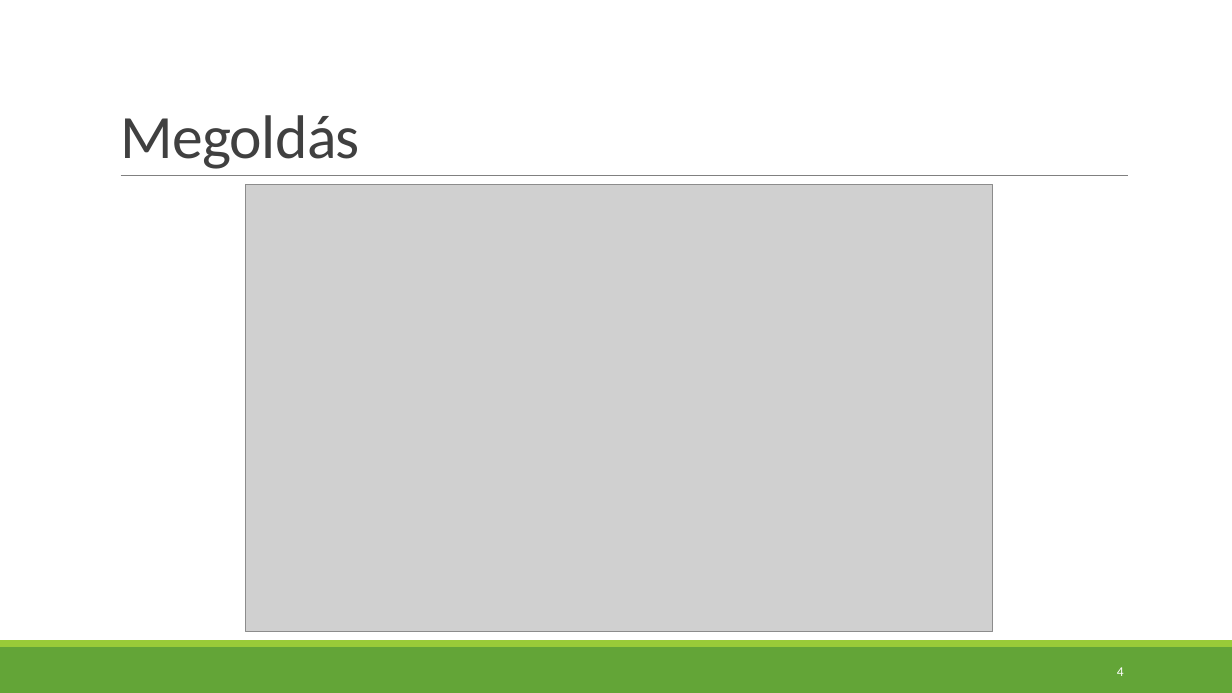
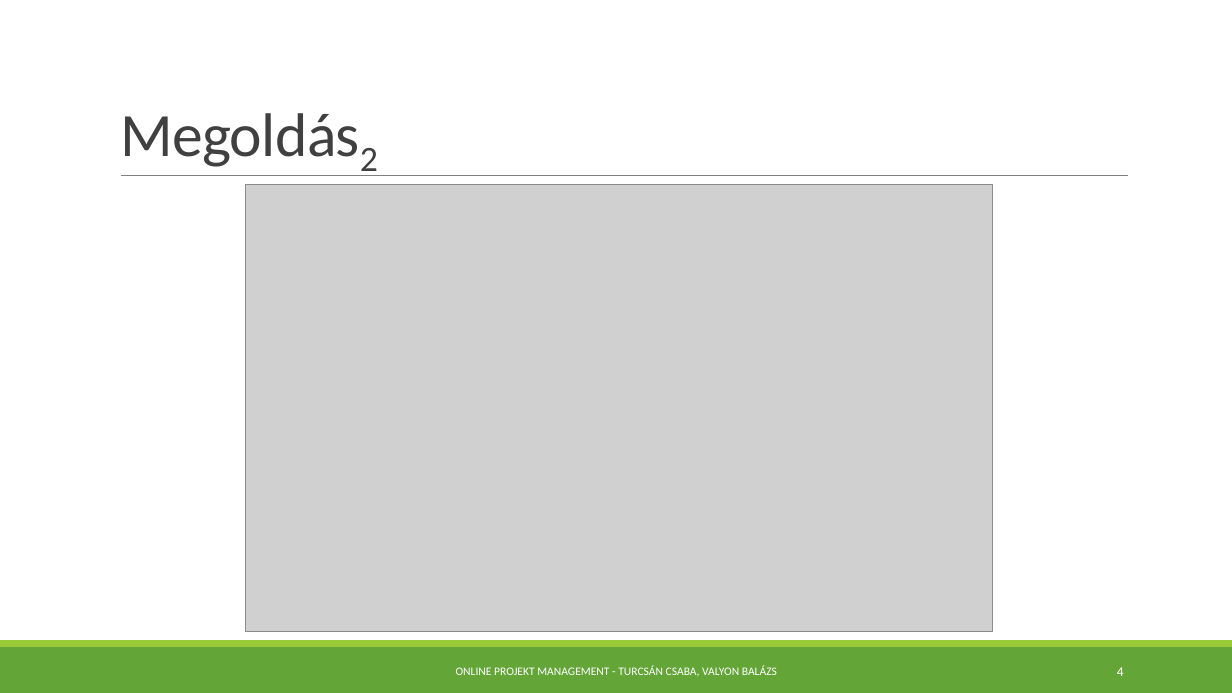
Before and after one commit to valyonbalazs/softarch, a slide deck: slide 4 of specification/prezentacio_v01.pptx. Drawn at 1232x693 pixels with LibreOffice and Linux fonts; fonts in the diff are those of the drawing; grey boxes stand for pictures. Boxes give left, top, right and bottom in pixels: in the first picture for what was removed or moved away, otherwise in the second. Text is boxed around its words. In the diff, an @@ line names an element or a change of style, - is before the commit and + after.

```diff
--- a/specification/prezentacio_v01.pptx
+++ b/specification/prezentacio_v01.pptx
@@ title at [120,115,360,169]: text changed @@
-Megoldás
+Megoldás2
@@ text added at [456,666,777,676], 9 pt, text #FFFFFF @@
+ONLINE PROJEKT MANAGEMENT - TURCSÁN CSABA, VALYON BALÁZS
```
Also in this commit, not shown: 7 other slides changed, 1 slide added, 1 slide removed.
